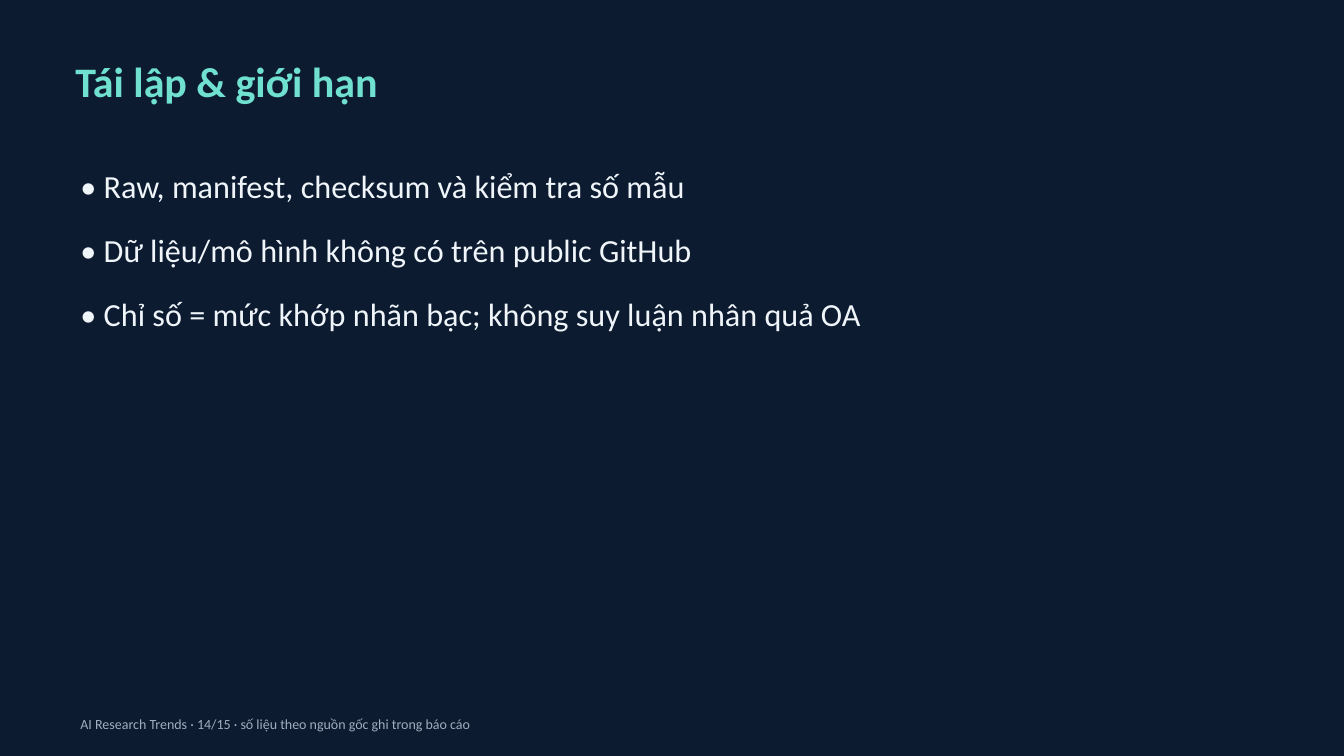
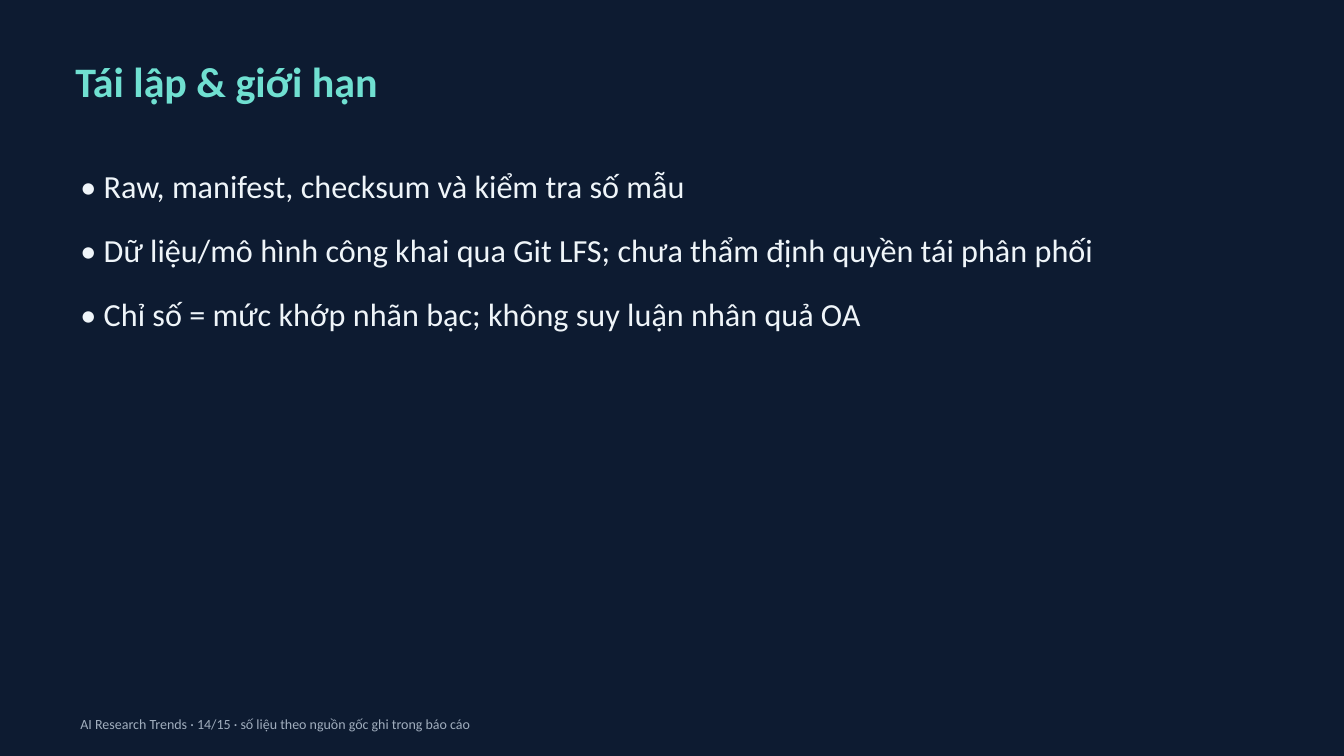
Before and after one commit to namkhanh2k5/AI-Research-Trends, a slide deck: slide 14 of deliverables/presentation/FINAL_PRESENTATION.pptx. Drawn at 1344x756 pixels with LibreOffice and Linux fonts; fonts in the diff are those of the drawing. Boxes give left, top, right and bottom in pixels: in the first picture for what was removed or moved away, otherwise in the second. Text is boxed around its words. In the diff, an @@ line names an element or a change of style, - is before the commit and + after.

```diff
--- a/deliverables/presentation/FINAL_PRESENTATION.pptx
+++ b/deliverables/presentation/FINAL_PRESENTATION.pptx
@@ text at (104,237,1093,268): text changed @@
-• Dữ liệu/mô hình không có trên public GitHub
+• Dữ liệu/mô hình công khai qua Git LFS; chưa thẩm định quyền tái phân phối
```
Also in this commit, not shown: 4 other files.
